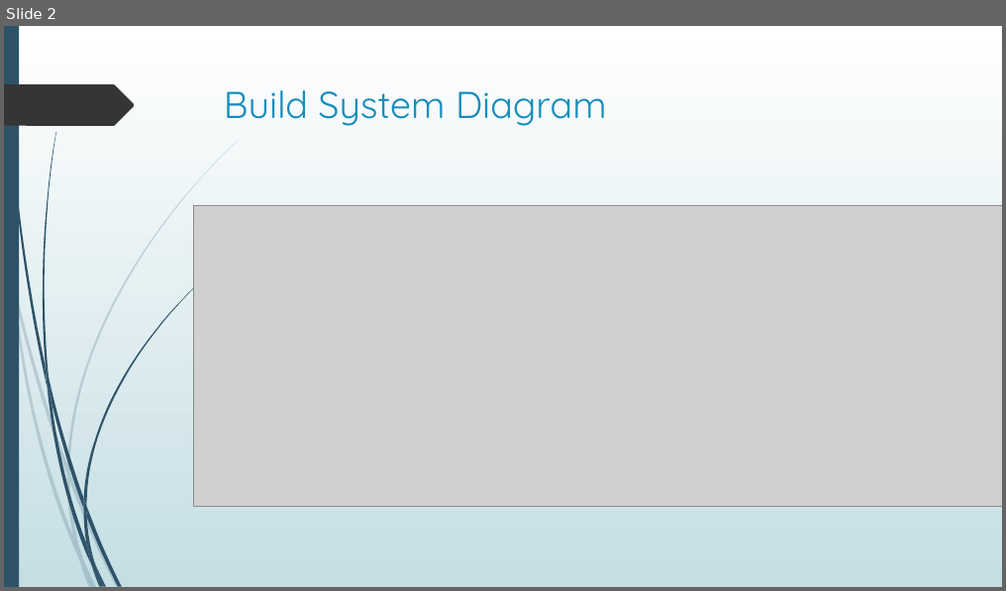
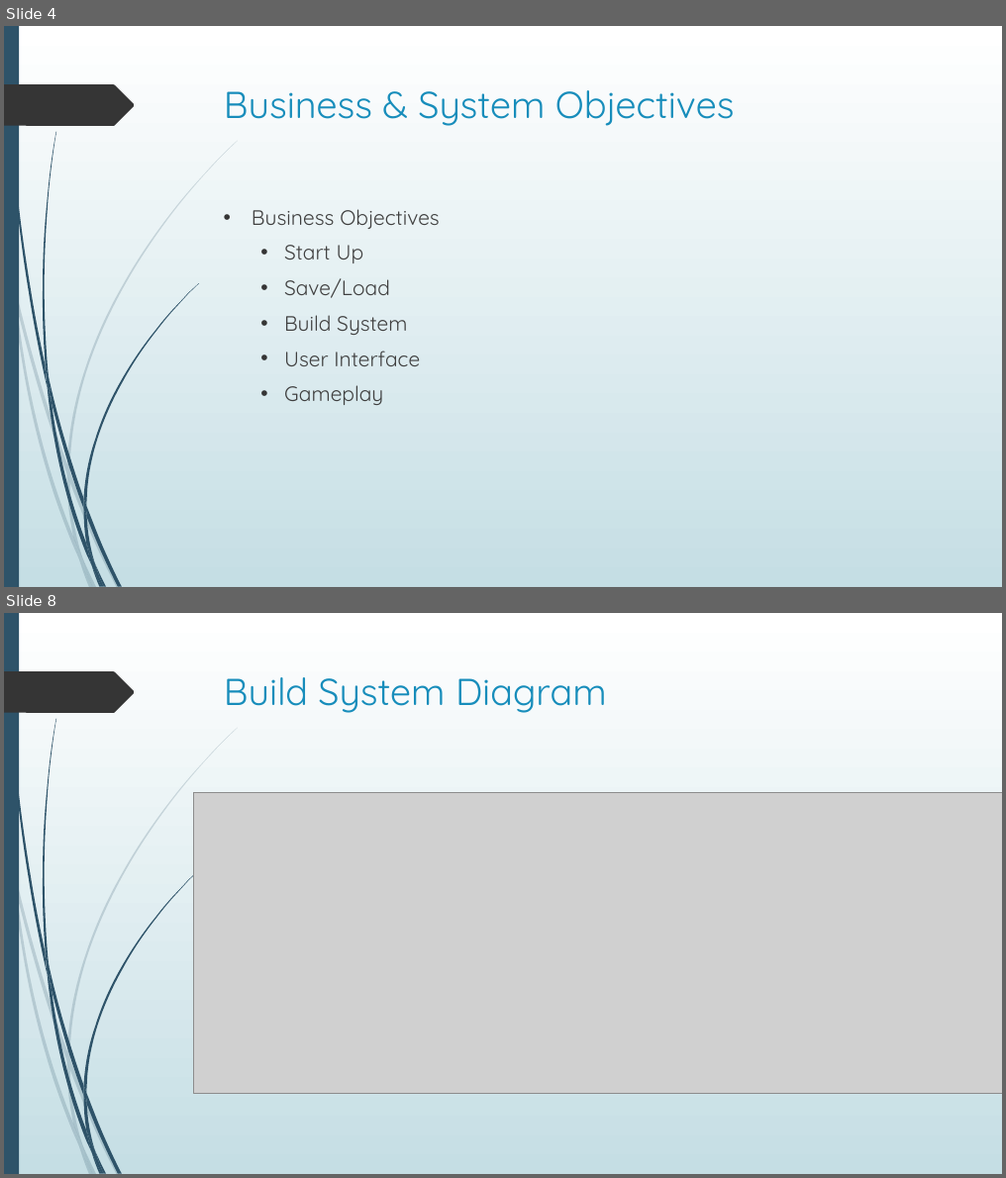
Before and after one commit to Thekipz/UniTycoon, a slide deck: University Tycoon.pptx. Shown one above the other, each under a label of ours: slide 2 before the commit, slides 4 and 8 after it; the slides between them are not shown. The pictures are 1006x591 and 1006x1178 pixels, drawn with LibreOffice and Linux fonts; fonts in the diff are those of the drawing; grey boxes stand for pictures. Boxes give left, top, right and bottom in pixels: in the first picture for what was removed or moved away, otherwise in the second. Text is boxed around its words. In the diff, an @@ line names an element or a change of style, - is before the commit and + after.

```diff
--- a/University Tycoon.pptx
+++ b/University Tycoon.pptx
@@ slide 4 added at (4,26,1002,587), background gradient #FFFFFF to #C5DEE5; not listed: 24 template elements that a slide beside it also shows @@
@@ title added at (224,90,735,126), 36 pt, text #178DBB @@
+Business & System Objectives
@@ text added at (252,209,440,405), 20 pt, text #404040 @@
+• Business Objectives
+  • Start Up
+  • Save/Load
+  • Build System
+  • User Interface
+  • Gameplay
@@ what was slide 2 is now slide 8 @@
```
Also in this commit, not shown: 1 slide changed, 5 other slides added.
